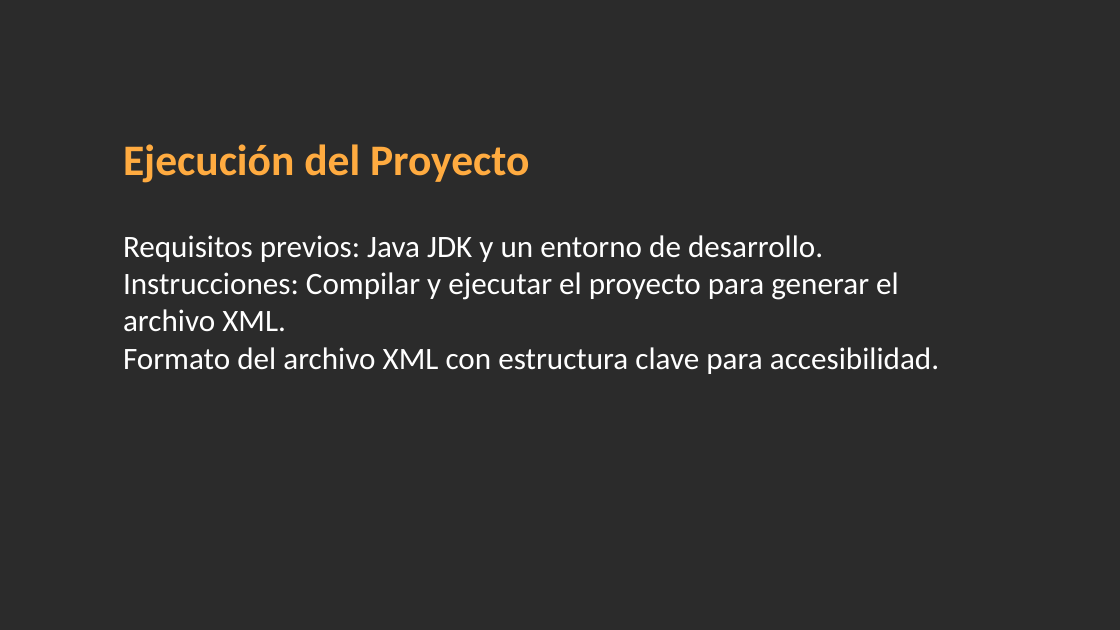
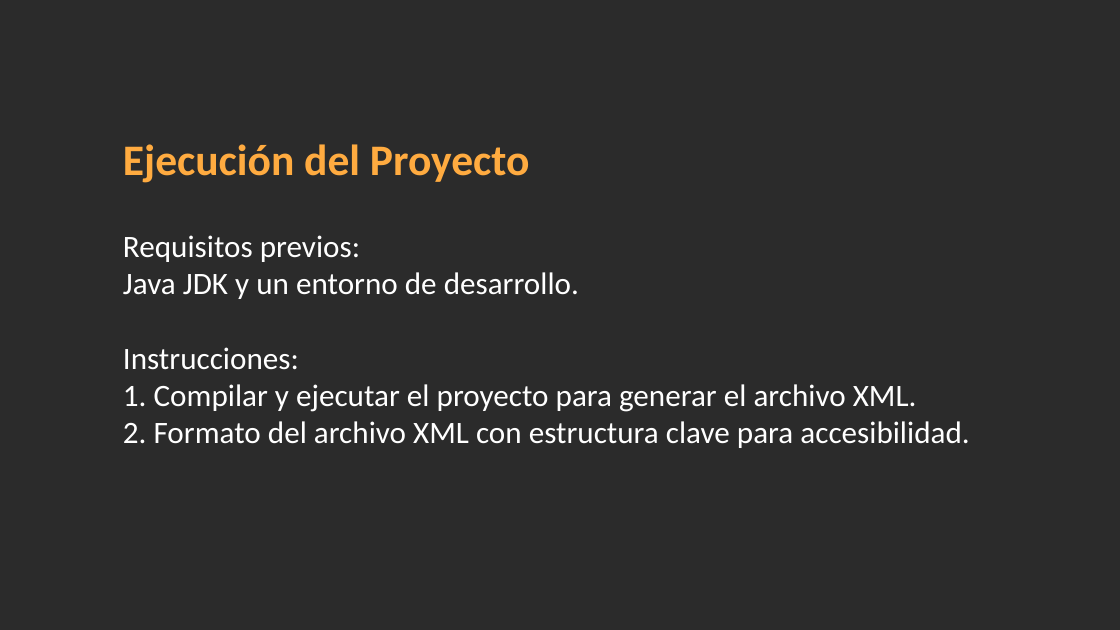
Before and after one commit to Alexfh94/EjercicioXML, a slide deck: slide 9 of PresentacionXML.pptx (slide 8 before the commit). Drawn at 1120x630 pixels with LibreOffice and Linux fonts; fonts in the diff are those of the drawing; background and template pictures are left out; a plain dark background stands for a picture behind light text. Boxes give left, top, right and bottom in pixels: in the first picture for what was removed or moved away, otherwise in the second. Text is boxed around its words. In the diff, an @@ line names an element or a change of style, - is before the commit and + after.

```diff
--- a/PresentacionXML.pptx
+++ b/PresentacionXML.pptx
@@ text at (123, 235, 969, 448): text changed @@
-Requisitos previos: Java JDK y un entorno de desarrollo.
-Instrucciones: Compilar y ejecutar el proyecto para generar el archivo XML.
-Formato del archivo XML con estructura clave para accesibilidad.
+Requisitos previos:
+Java JDK y un entorno de desarrollo.
+Instrucciones:
+1. Compilar y ejecutar el proyecto para generar el archivo XML.
+2. Formato del archivo XML con estructura clave para accesibilidad.
```
Also in this commit, not shown: 7 other slides changed, 1 slide added.
